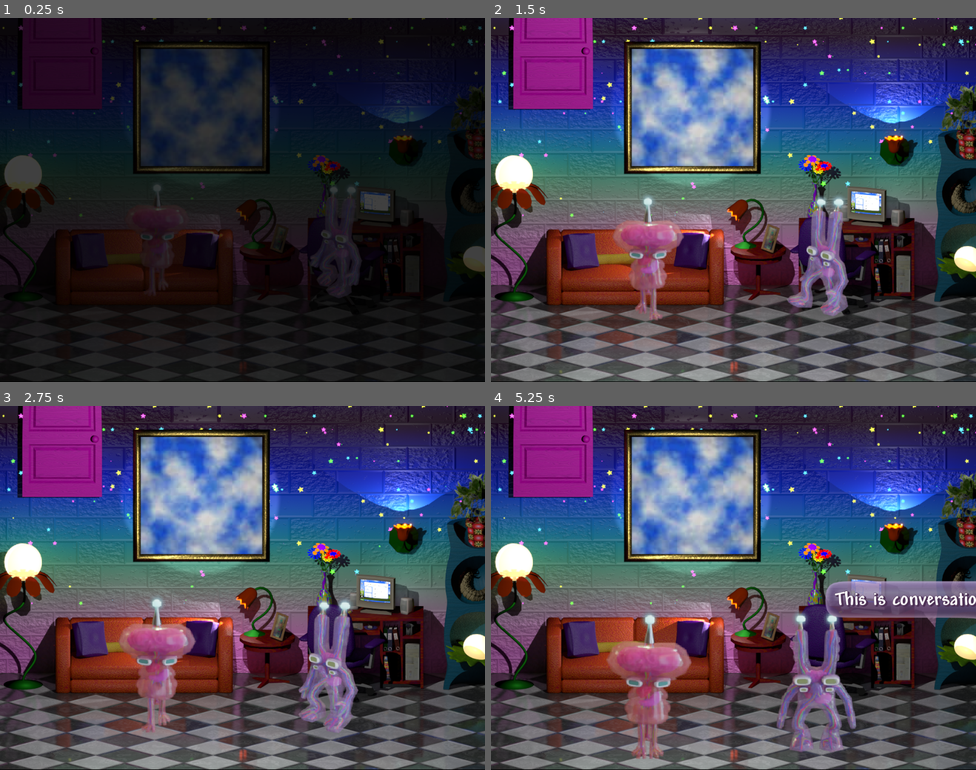
Above: before the commit, frames 1-4 (two rows, left to right).
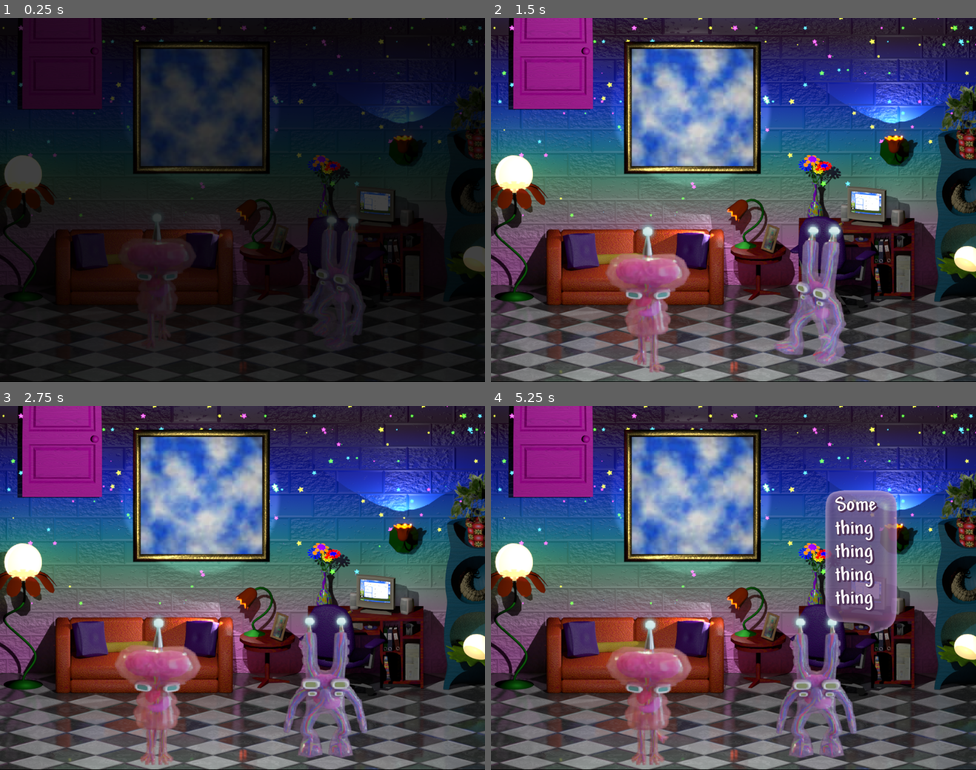
Above: after the commit, the same moments.

Repository: goudreinette/specimenz
Game: Godot game, scene res://rooms/comms_room/communications_room.tscn
The game is run twice, just before and just after one commit, with the same random seed, the same clock (stepped at 60 frames per second) and the same inputs. This scene is started directly instead of the project's main scene.
Inputs (mouse positions are in pixels of both pictures, inside the frame that each line leads up to):
- Up to frame 1 (0.25 s): no input
- Up to frame 2 (1.5 s): tap Enter (ui_accept) at 0.5, 0.77 s; move the mouse to (840, 181) at 0.52 s; click (840, 181) at 0.67 s; drag from (636, 218) to (709, 272) at 1.27 s
- Up to frame 3 (2.75 s): move the mouse to (291, 507) at 2.02 s; click (291, 507) at 2.17 s
- Up to frame 4 (5.25 s): drag from (709, 660) to (588, 533) at 2.77 s; move the mouse to (879, 642) at 3.52 s; click (879, 642) at 3.67 s; tap Enter (ui_accept) at 3.77 s; drag from (588, 533) to (660, 497) at 4.27 s; move the mouse to (757, 588) at 5.02 s; click (757, 588) at 5.17 s

The runs differ from the first frame. In frame 1, 1.7% of the frame differs, in the area x 26-76%, y 45-89%; in frame 2, 7.2%; in frame 3, 7.3%; in frame 4, 10%, in the area x 23-100%, y 23-99%.

Commit message:
commsroom: set start conversation to 0, prevent walking over couch

Diff:
--- a/characters/Character.gd
+++ b/characters/Character.gd
@@ -77,7 +77,7 @@
 
 func walk_to_new_location():
 	current_walking_tween =  get_tree().create_tween()
-	var new_pos =  start_pos +  Vector2(randf_range(-30, 30), randf_range(50, 140))
+	var new_pos =  start_pos +  Vector2(randf_range(-30, 30), randf_range(-30, 70))
 	#var distance = self.position.distance_to(new_pos)
 	#var walk_duration = remap(distance, 0, 200, 0.0, 1.0)
 	var distance = (position).distance_to(new_pos)
--- a/rooms/comms_room/commsroom.gd
+++ b/rooms/comms_room/commsroom.gd
@@ -2,7 +2,7 @@
 
 
 @onready var conversations: Array[Node] = $"Conversations".get_children()
-var conversation_i = 1
+var conversation_i = 0
 
 
 func _ready():
--- a/rooms/comms_room/communications_room.tscn
+++ b/rooms/comms_room/communications_room.tscn
@@ -100,11 +100,11 @@
 position = Vector2(214, 267)
 
 [node name="Pipette" parent="." unique_id=1721991310 instance=ExtResource("8_y15cf")]
-position = Vector2(311, 435)
+position = Vector2(311, 516)
 text_bubble = ExtResource("6_chss5")
 
 [node name="Poopy" parent="." unique_id=2000619831 instance=ExtResource("2_xk0tj")]
-position = Vector2(672, 428)
+position = Vector2(672, 509)
 text_bubble = ExtResource("10_chss5")
 
 [node name="Node2D" type="Node2D" parent="." unique_id=629876863]
